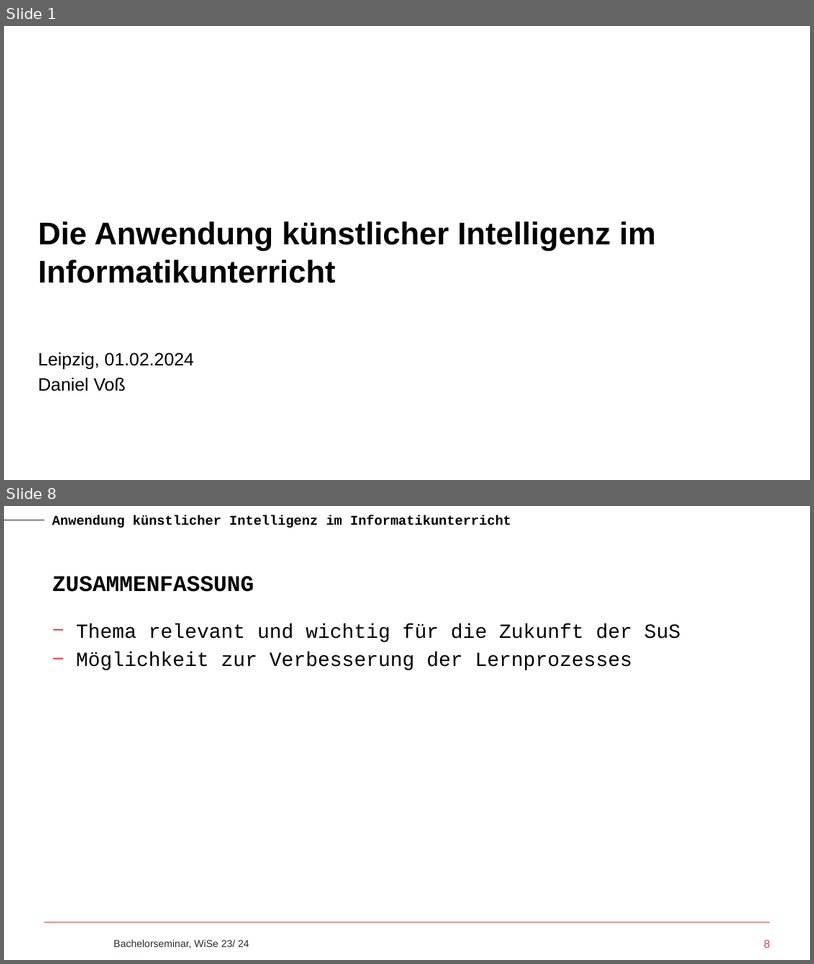
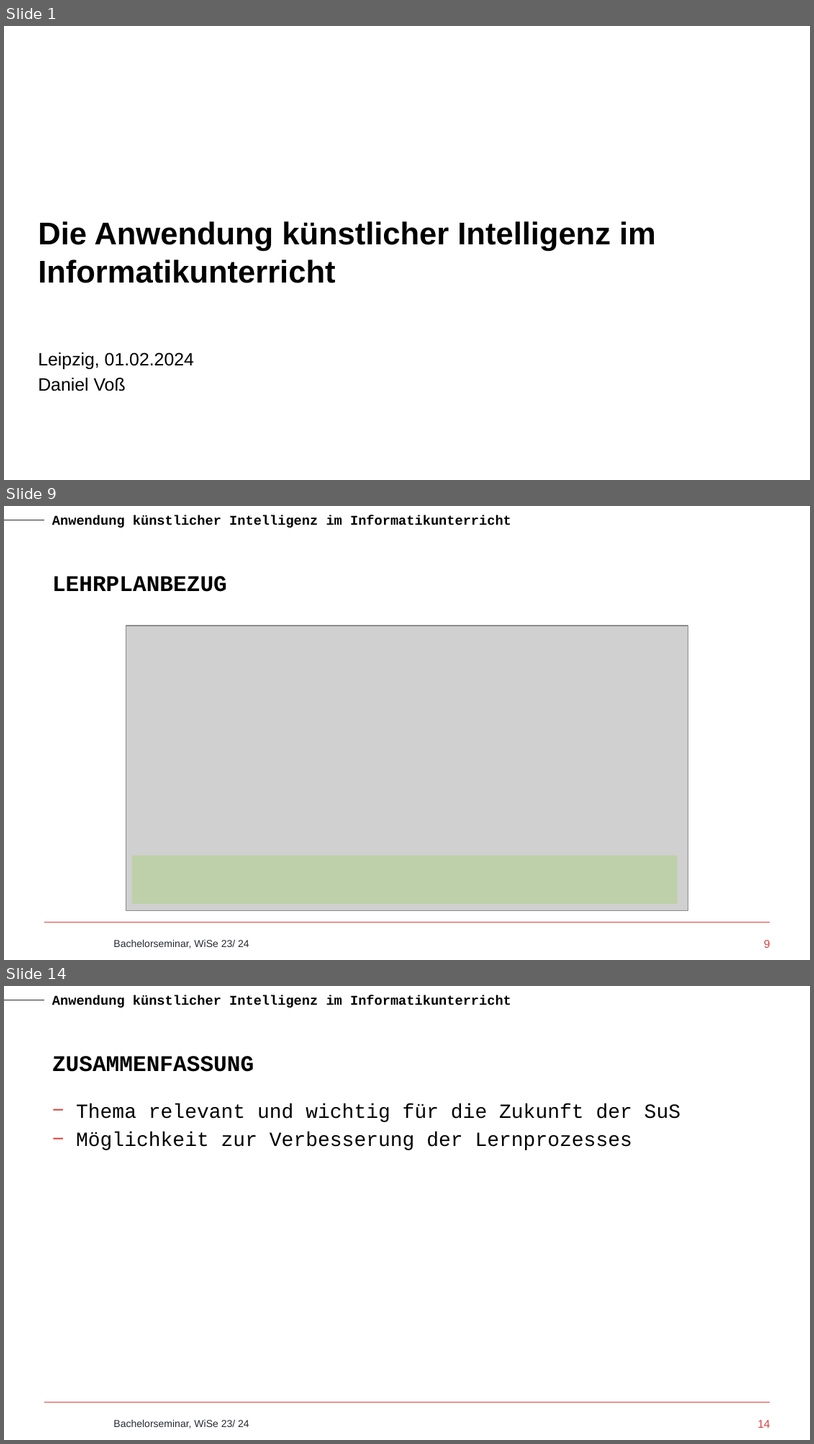
Before and after one commit to tira-io/tira-for-school, a slide deck: Bachelorseminar/Vortrag.pptx. Shown one above the other, each under a label of ours: slides 1 and 8 before the commit, slides 1, 9 and 14 after it; the slides between them are not shown. The pictures are 814x964 and 814x1444 pixels, drawn with LibreOffice and Linux fonts; fonts in the diff are those of the drawing; grey boxes stand for pictures; background and template pictures are left out. Boxes give left, top, right and bottom in pixels: in the first picture for what was removed or moved away, otherwise in the second. Text is boxed around its words. In the diff, an @@ line names an element or a change of style, - is before the commit and + after.

```diff
--- a/Bachelorseminar/Vortrag.pptx
+++ b/Bachelorseminar/Vortrag.pptx
@@ slide 9 added at <box>4,506,810,960</box>, background #FFFFFF; not listed: 4 template elements that a slide beside it also shows @@
@@ title added at <box>52,576,227,592</box>, 20 pt, text #000000, bold @@
+LEHRPLANBEZUG
@@ picture added at <box>126,626,689,910</box> @@
@@ rectangle added at <box>132,855,678,903</box>, fill #92D050 at 30% opacity @@
@@ page number added at <box>764,939,771,947</box>, 10 pt, text #D8413E @@
+9
@@ what was slide 8 is now slide 14 @@
@@ page number at <box>758,1419,770,1427</box>: text changed @@
-8
+14
```
Also in this commit, not shown: 5 slides changed, 6 other slides added, 1 slide removed, 1 other file.
